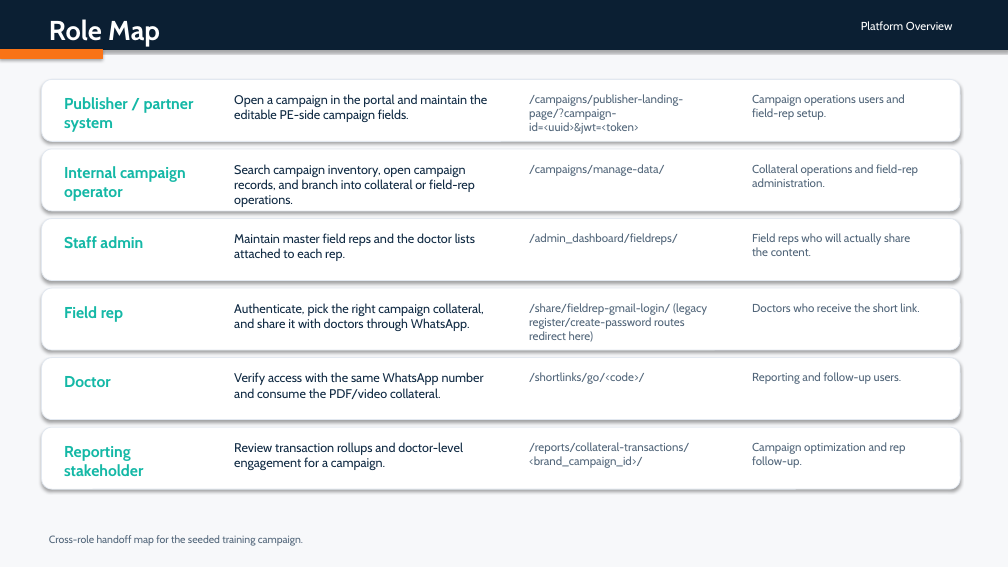
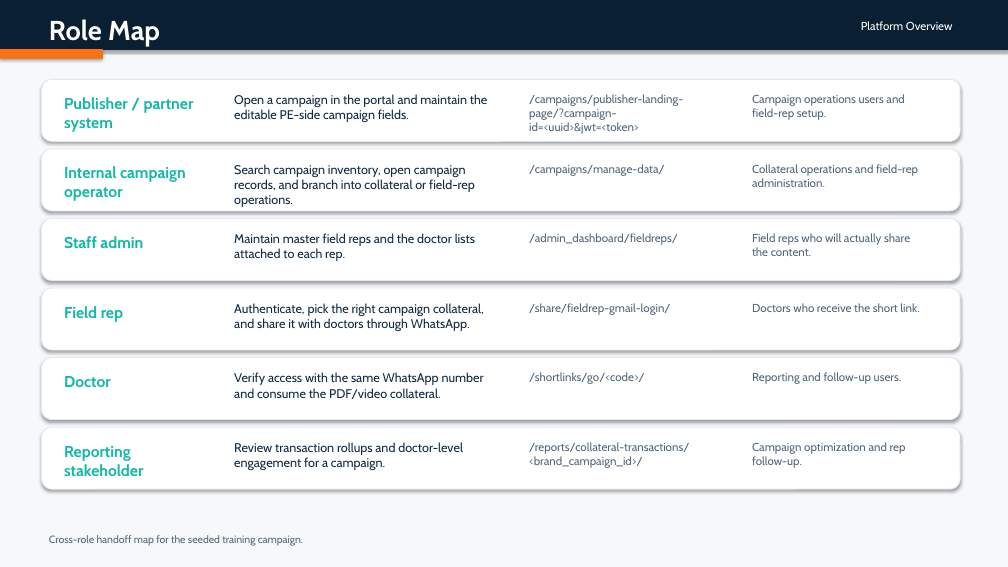
Before and after one commit to admin-masters/inclinic-education-system, a slide deck: slide 3 of output/doc/user-flow-decks/01-platform-overview-and-role-map.pptx. Drawn at 1008x567 pixels with LibreOffice and Linux fonts; fonts in the diff are those of the drawing. Boxes give left, top, right and bottom in pixels: in the first picture for what was removed or moved away, otherwise in the second. Text is boxed around its words. In the diff, an @@ line names an element or a change of style, - is before the commit and + after.

Commit message:
simplify field rep login and doctor addition docs

```diff
--- a/output/doc/user-flow-decks/01-platform-overview-and-role-map.pptx
+++ b/output/doc/user-flow-decks/01-platform-overview-and-role-map.pptx
@@ text at [529, 303, 671, 315]: text changed @@
-/share/fieldrep-gmail-login/ (legacy register/create-password routes redirect here)
+/share/fieldrep-gmail-login/
```
Also in this commit, not shown: 2 other slides changed, 23 other files.
